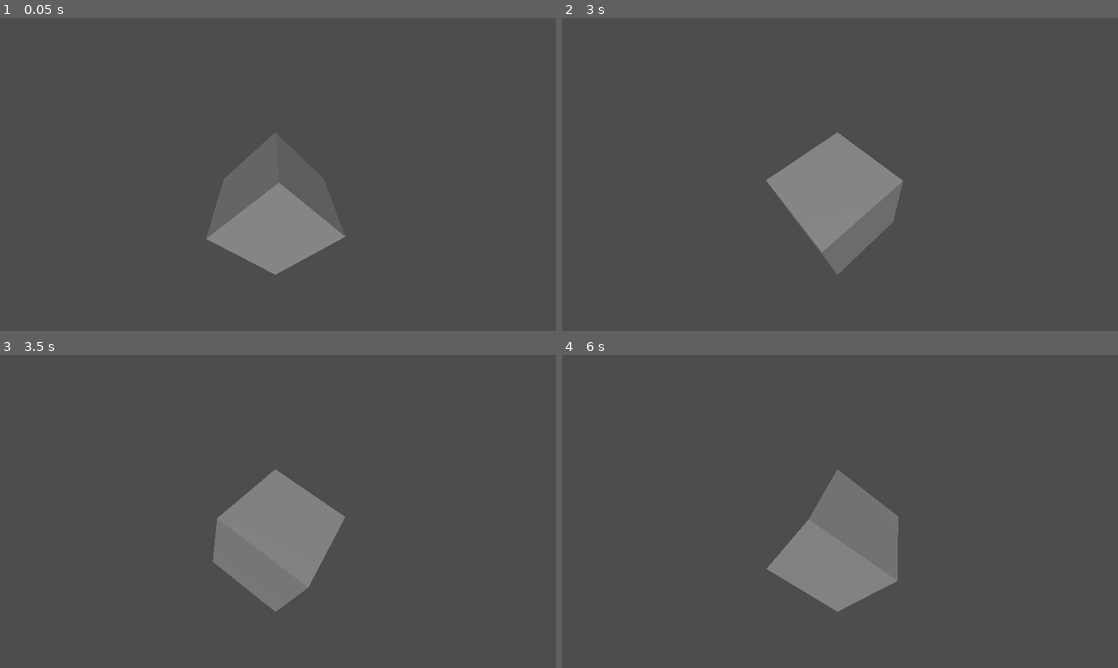
Above: before the commit, frames 1-4 (two rows, left to right).
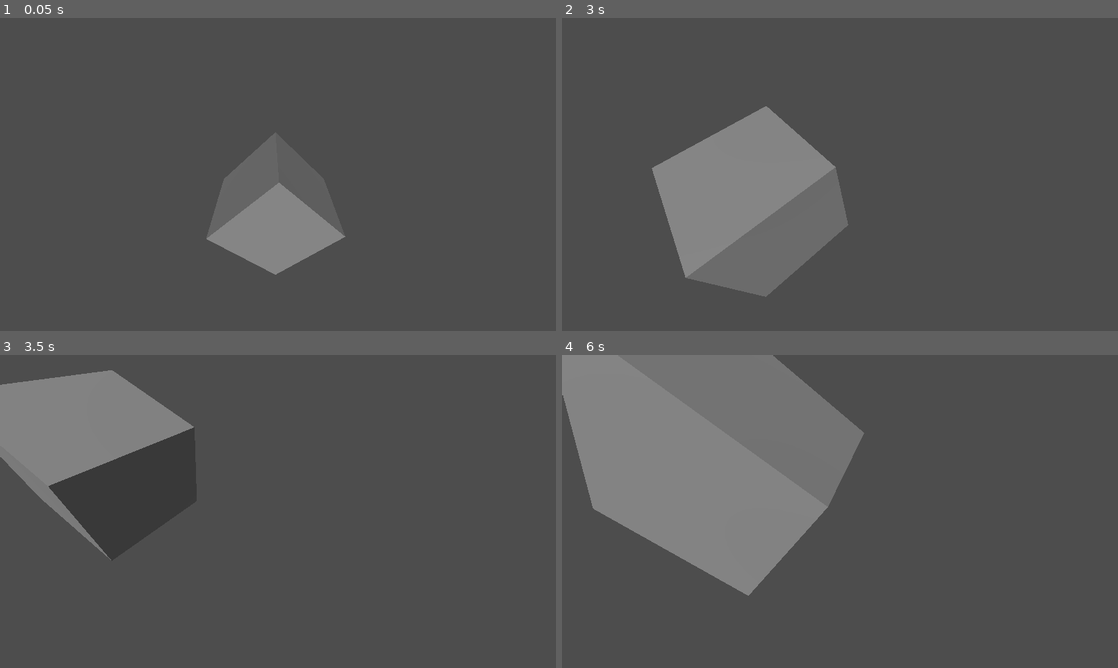
Above: after the commit, the same moments.

Repository: MouthsheepZZZ/ms_tabletop_simulator
Game: Godot game, scene res://main.tscn
Same seed, same stepped clock (60 frames per second), same inputs: the game is played once before the commit and once after it.
Inputs (mouse positions are in pixels of both pictures, inside the frame that each line leads up to):
- Up to frame 1 (0.05 s): no input
- Up to frame 2 (3 s): move the mouse to (962, 158) at 0.52 s; click (962, 158) at 0.67 s; drag from (728, 190) to (812, 237) at 1.27 s; move the mouse to (895, 105) at 2.02 s; click (895, 105) at 2.17 s; drag from (812, 237) to (673, 127) at 2.77 s
- Up to frame 3 (3.5 s): no input
- Up to frame 4 (6 s): move the mouse to (1006, 558) at 3.52 s; click (1006, 558) at 3.67 s; drag from (673, 464) to (756, 433) at 4.27 s; move the mouse to (867, 511) at 5.02 s; click (867, 511) at 5.17 s; drag from (756, 433) to (728, 527) at 5.77 s

Frame 1 is identical in both runs. In frame 2, 16% of the frame differs, in the area x 16-62%, y 28-90%; in frame 3, 15%; in frame 4, 34%, in the area x 0-61%, y 0-82%.

Commit message:
test screen drag

Diff:
--- a/project_source/main.tscn
+++ b/project_source/main.tscn
@@ -1,21 +1,78 @@
-[gd_scene load_steps=3 format=3 uid="uid://co48ji44q3tlo"]
+[gd_scene load_steps=4 format=3 uid="uid://co48ji44q3tlo"]
+
+[sub_resource type="GDScript" id="GDScript_ucljg"]
+resource_name = "draggable_cube"
+script/source = "extends StaticBody3D
+
+var depth := 0.0
+var collider : Node3D
+
+var is_dragging := false
+var drag_position := Vector3()
+
+
+# Called when the node enters the scene tree for the first time.
+func _ready() -> void:
+	pass # Replace with function body.
+
+
+# Called every frame. 'delta' is the elapsed time since the previous frame.
+func _process(delta: float) -> void:
+	global_rotation.y += delta
+
+	if collider != null:
+		collider.global_position = drag_position
+
+
+func _input(event: InputEvent) -> void:
+	if event is InputEventScreenTouch:
+		var intersection_result :=  get_screen_touch_intersection(event.position)
+		if intersection_result.is_empty():
+			collider = null
+			return
+
+		depth = Vector3(intersection_result.position - get_viewport().get_camera_3d().project_position(get_viewport().get_camera_3d().unproject_position(intersection_result.position), 0)).length()
+
+		collider = intersection_result.collider as Node3D
+		if event.is_pressed():
+			if collider != null:
+				is_dragging = true
+		elif event.is_released():
+			collider = null
+			is_dragging = false
+	if event is InputEventScreenDrag:
+		if is_dragging:
+			drag_position = get_viewport().get_camera_3d().project_position(event.position, depth)
+
+
+
+func get_screen_touch_intersection(screen_pos) -> Dictionary:
+	var current_cam = get_viewport().get_camera_3d()
+	var params = PhysicsRayQueryParameters3D.new()
+	params.from = current_cam.project_ray_origin(screen_pos)
+	params.to = current_cam.project_position(screen_pos, 1000)
+
+	var worldspace = get_world_3d().direct_space_state
+	return worldspace.intersect_ray(params)
+"
 
 [sub_resource type="BoxMesh" id="BoxMesh_7uu41"]
 
-[sub_resource type="GDScript" id="GDScript_b3e42"]
-resource_name = "test"
-script/source = "extends MeshInstance3D
-
-func _process(delta: float) -> void:
-	global_rotation.y += delta
-"
+[sub_resource type="BoxShape3D" id="BoxShape3D_torax"]
 
 [node name="Node3D" type="Node3D"]
 
-[node name="MeshInstance3D" type="MeshInstance3D" parent="."]
+[node name="StaticBody3D" type="StaticBody3D" parent="."]
+script = SubResource("GDScript_ucljg")
+
+[node name="MeshInstance3D" type="MeshInstance3D" parent="StaticBody3D"]
 transform = Transform3D(0.707107, 0.707107, 0, -0.57596, 0.57596, -0.58012, -0.410207, 0.410207, 0.814531, 0, 0, 0)
 mesh = SubResource("BoxMesh_7uu41")
-script = SubResource("GDScript_b3e42")
+skeleton = NodePath("../..")
+
+[node name="CollisionShape3D" type="CollisionShape3D" parent="StaticBody3D"]
+transform = Transform3D(0.707107, 0.707107, 0, -0.57596, 0.57596, -0.58012, -0.410207, 0.410207, 0.814531, 0, 0, 0)
+shape = SubResource("BoxShape3D_torax")
 
 [node name="Camera3D" type="Camera3D" parent="."]
 transform = Transform3D(1, 0, 0, 0, 1, 0, 0, 0, 1, 0.0349087, 0.348406, 2.47055)
--- a/project_source/project.godot
+++ b/project_source/project.godot
@@ -20,6 +20,10 @@
 window/stretch/mode="viewport"
 window/stretch/aspect="expand"
 
+[input_devices]
+
+pointing/emulate_touch_from_mouse=true
+
 [rendering]
 
 renderer/rendering_method="gl_compatibility"
Not shown, changed: project_source/export_presets.cfg
Not shown, changed: index.html
Not shown, changed: index.pck
